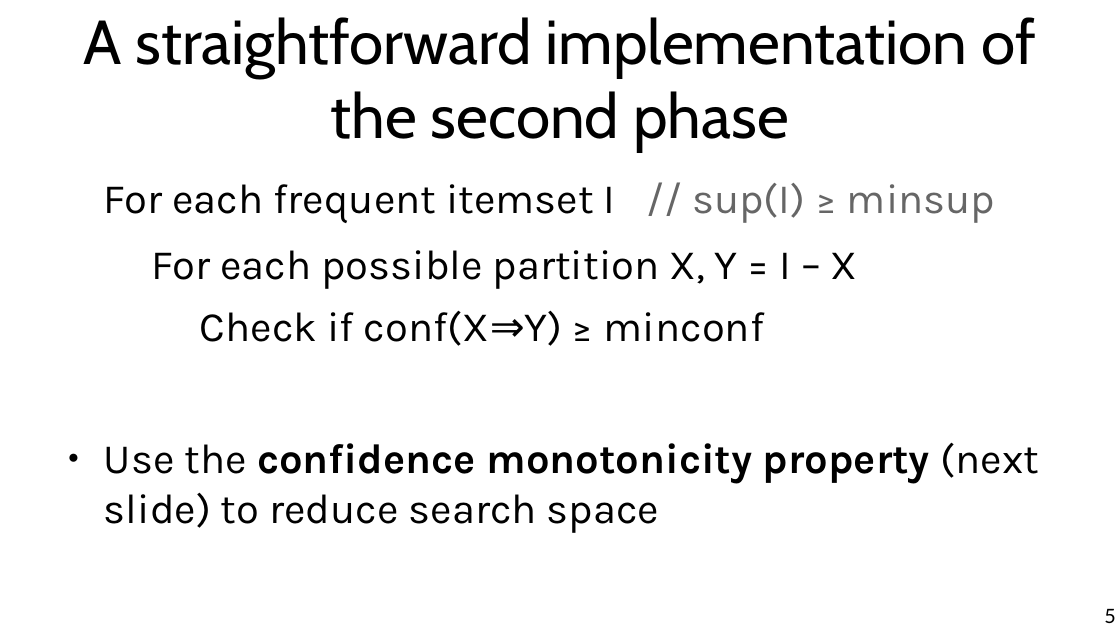
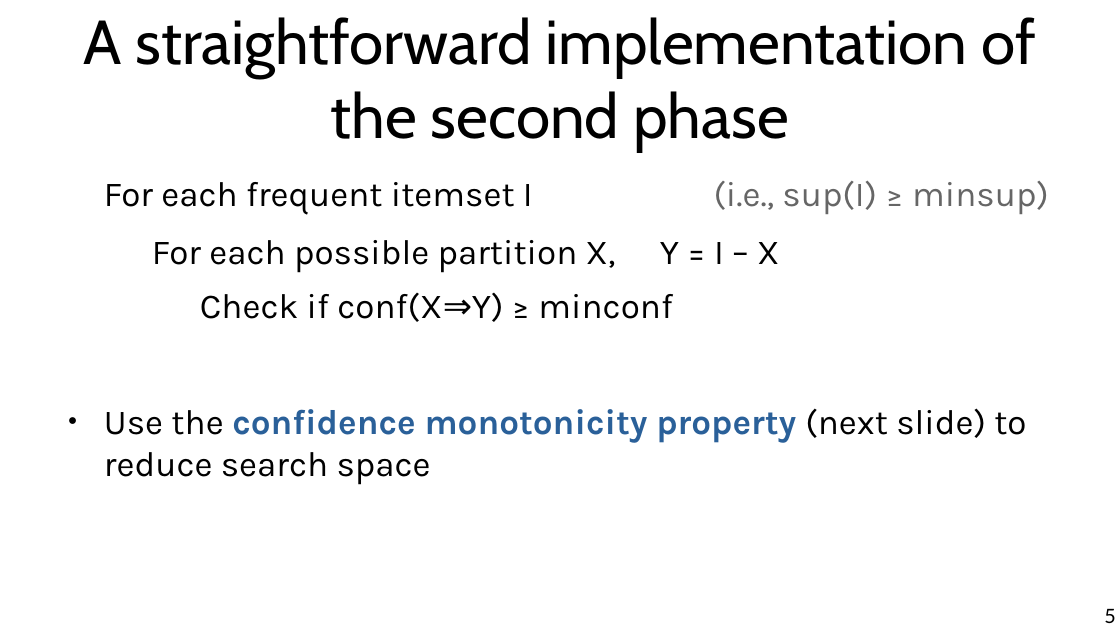
Before and after one commit to marco-calautti/data-mining-course, a slide deck: slide 5 of theory/odp/tt13_association_rules_mining.odp. Drawn at 1120x630 pixels with LibreOffice and Linux fonts; fonts in the diff are those of the drawing. Boxes give left, top, right and bottom in pixels: in the first picture for what was removed or moved away, otherwise in the second. Text is boxed around its words. In the diff, an @@ line names an element or a change of style, - is before the commit and + after.

```diff
--- a/theory/odp/tt13_association_rules_mining.odp
+++ b/theory/odp/tt13_association_rules_mining.odp
@@ text at [104,181,1049,215]: text changed; size 29.6 to 24.8 pt @@
-For each frequent itemset I // sup(I) ≥ minsup
+For each frequent itemset I (i.e., sup(I) ≥ minsup)
@@ text at [104,242,1026,485]: size 29.6 to 24.8 pt in "For each possible partition X, Y = ...", "Check if conf(X⇒Y) ≥ minconf", "Use the confidence monotonicity property (next slide) ..."; text colour #000000 to #2A6099 in "confidence monotonicity property" @@
```
Also in this commit, not shown: 8 other slides changed, 6 other files.
